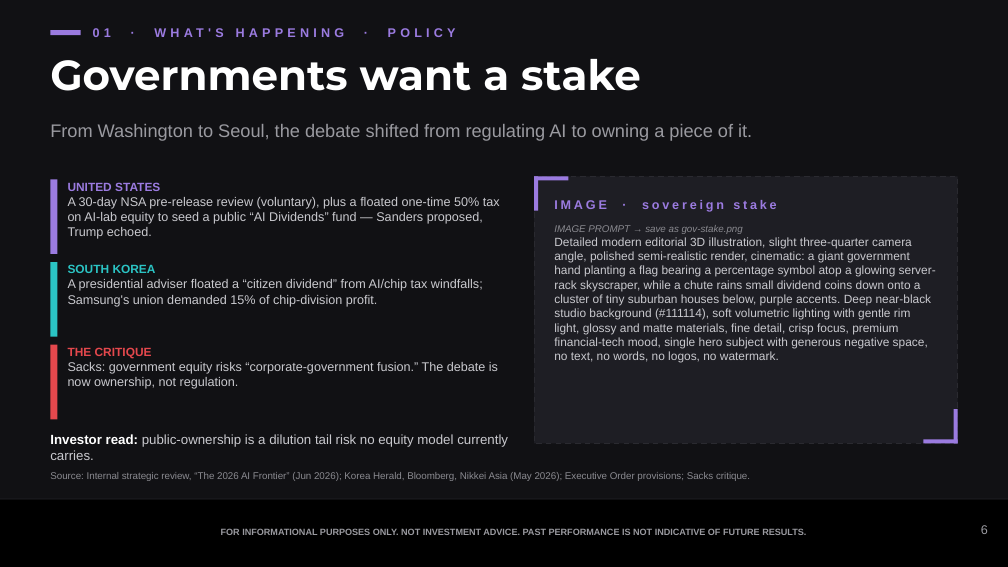
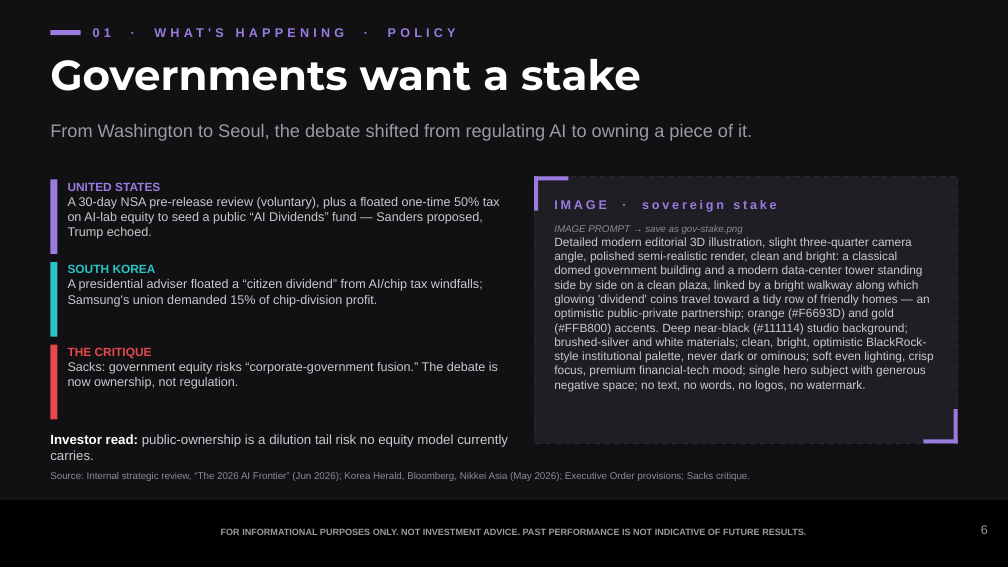
Before and after one commit to samuelcmcclellan-cell/ai-markets-deck, a slide deck: slide 6 of ai-markets-deck.pptx. Drawn at 1008x567 pixels with LibreOffice and Linux fonts; fonts in the diff are those of the drawing. Boxes give left, top, right and bottom in pixels: in the first picture for what was removed or moved away, otherwise in the second. Text is boxed around its words. In the diff, an @@ line names an element or a change of style, - is before the commit and + after.

```diff
--- a/ai-markets-deck.pptx
+++ b/ai-markets-deck.pptx
@@ text at [554, 237, 934, 391]: text changed @@
-Detailed modern editorial 3D illustration, slight three-quarter camera angle, polished semi-realistic render, cinematic: a giant government hand planting a flag bearing a percentage symbol atop a glowing server-rack skyscraper, while a chute rains small dividend coins down onto a cluster of tiny suburban houses below, purple accents. Deep near-black studio background (#111114), soft volumetric lighting with gentle rim light, glossy and matte materials, fine detail, crisp focus, premium financial-tech mood, single hero subject with generous negative space, no text, no words, no logos, no watermark.
+Detailed modern editorial 3D illustration, slight three-quarter camera angle, polished semi-realistic render, clean and bright: a classical domed government building and a modern data-center tower standing side by side on a clean plaza, linked by a bright walkway along which glowing 'dividend' coins travel toward a tidy row of friendly homes — an optimistic public-private partnership; orange (#F6693D) and gold (#FFB800) accents. Deep near-black (#111114) studio background; brushed-silver and white materials; clean, bright, optimistic BlackRock-style institutional palette, never dark or ominous; soft even lighting, crisp focus, premium financial-tech mood; single hero subject with generous negative space; no text, no words, no logos, no watermark.
```
Also in this commit, not shown: 3 other slides changed, 3 other files.
